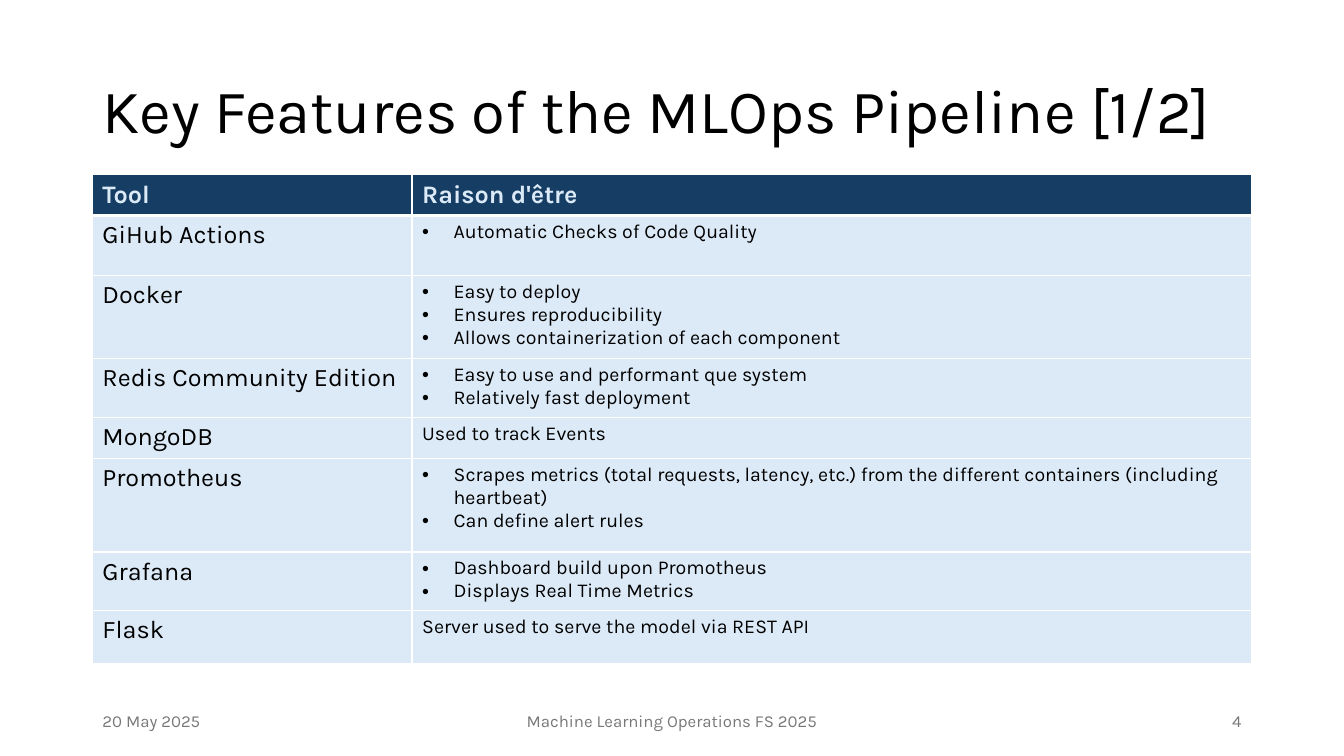
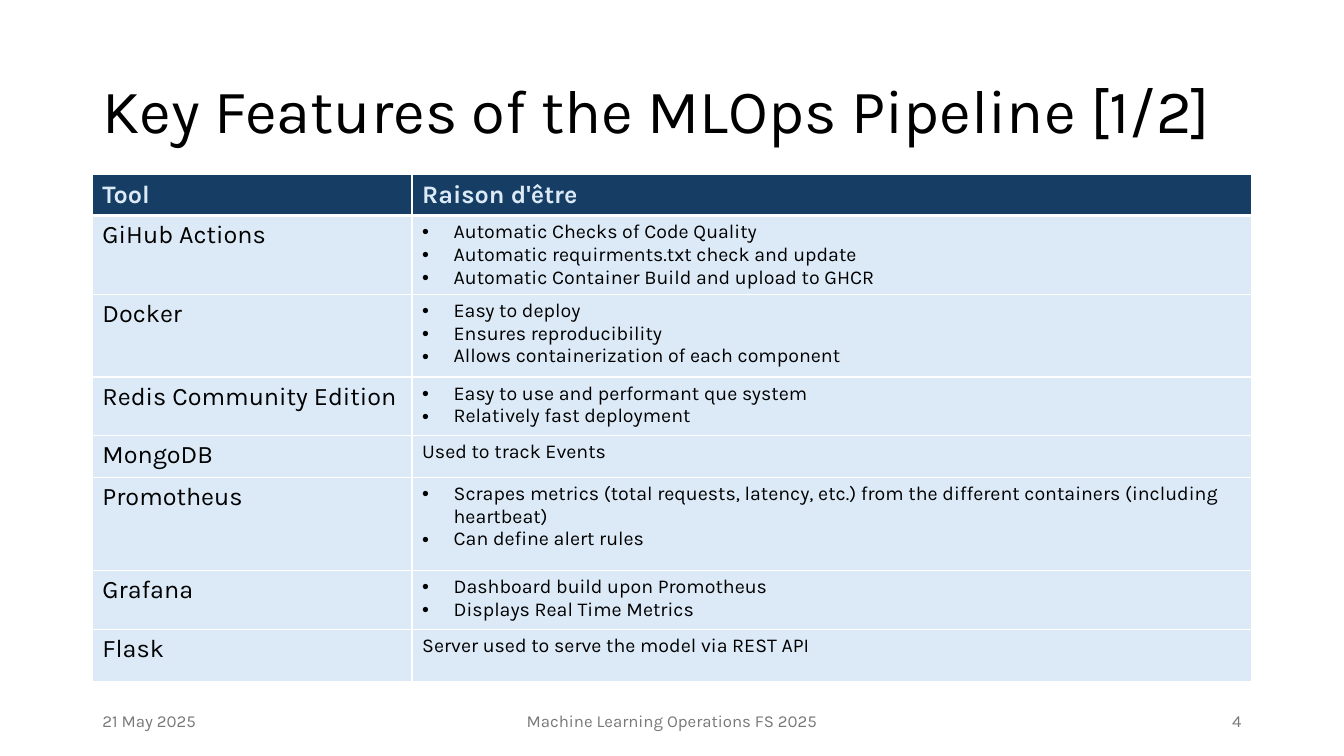
Before and after one commit to Saxermi/ml_ops_ice_cube, a slide deck: slide 4 of Group_13_Final_Presentation_Deck_IceCube_Neutrinos_in_Deep_Ice.pptx. Drawn at 1344x756 pixels with LibreOffice and Linux fonts; fonts in the diff are those of the drawing. Boxes give left, top, right and bottom in pixels: in the first picture for what was removed or moved away, otherwise in the second. Text is boxed around its words. In the diff, an @@ line names an element or a change of style, - is before the commit and + after.

```diff
--- a/Group_13_Final_Presentation_Deck_IceCube_Neutrinos_in_Deep_Ice.pptx
+++ b/Group_13_Final_Presentation_Deck_IceCube_Neutrinos_in_Deep_Ice.pptx
@@ table at bbox=[93, 174, 1252, 685] @@
-row 2, column 2: Automatic Checks of Code Quality
+row 2, column 2: Automatic Checks of Code Quality / Automatic requirments.txt check and update / Automatic Container Build and upload to GHCR
@@ text at bbox=[102, 716, 196, 731]: text changed @@
-20 May 2025
+21 May 2025
```
Also in this commit, not shown: 4 other slides changed, 1 other file.
